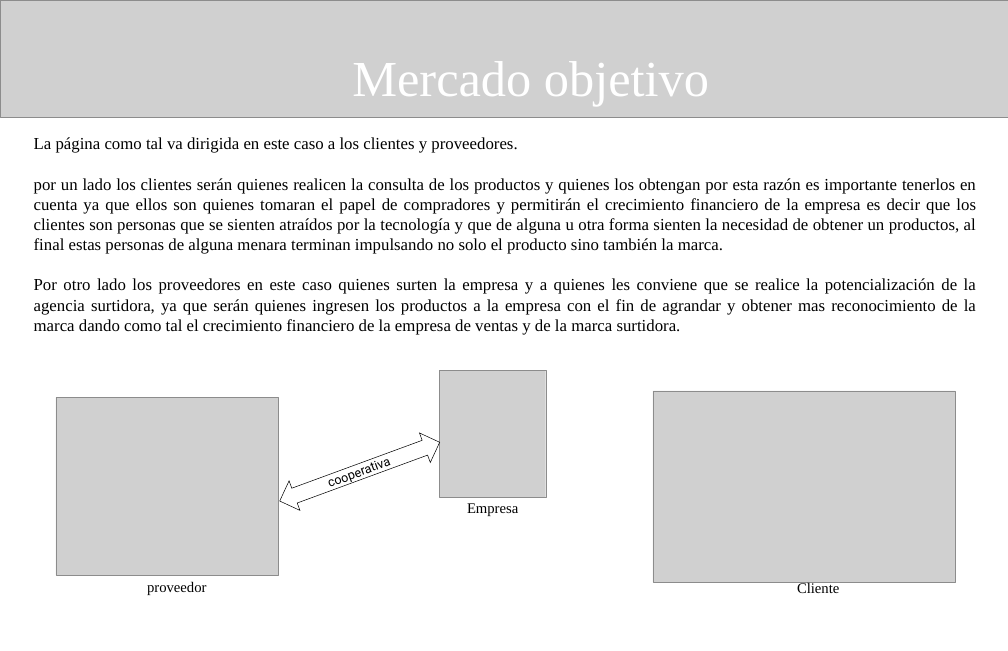
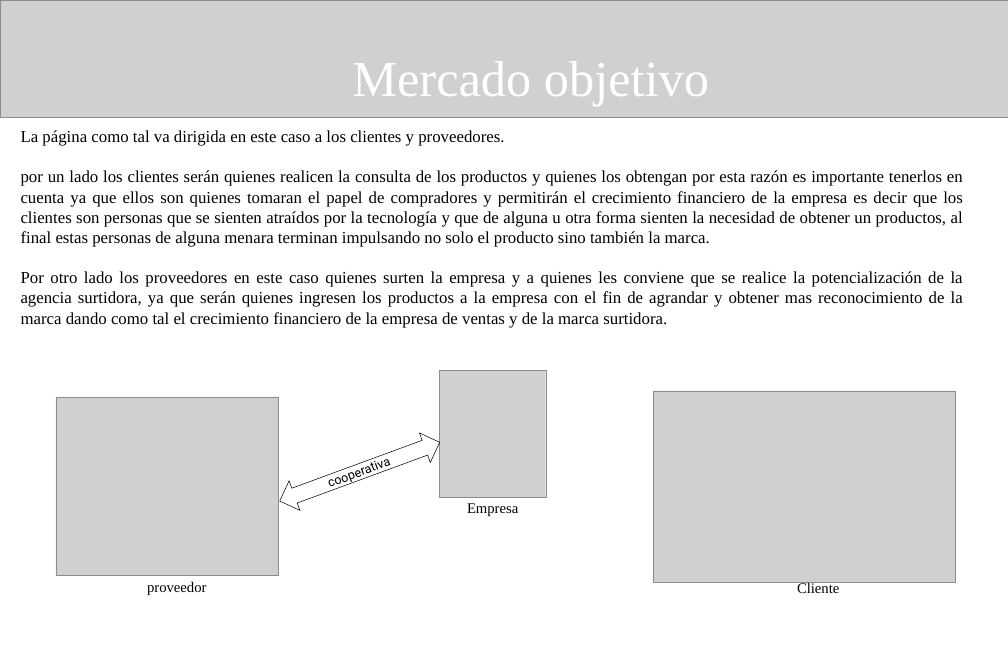
Before and after one commit to kuranashi1215/MundoCel, a slide deck: slide 5 of PICH__(7).pptx. Drawn at 1008x651 pixels with LibreOffice and Linux fonts; fonts in the diff are those of the drawing; grey boxes stand for pictures; background and template pictures are left out. Boxes give left, top, right and bottom in pixels: in the first picture for what was removed or moved away, otherwise in the second. Text is boxed around its words. In the diff, an @@ line names an element or a change of style, - is before the commit and + after.

```diff
--- a/PICH__(7).pptx
+++ b/PICH__(7).pptx
@@ text "La página como tal va ...": place and size @@
-text "La página como tal va ..." at [34, 137, 976, 335]
+text "La página como tal va ..." at [21, 130, 963, 328]
```
Also in this commit, not shown: 1 other file.
